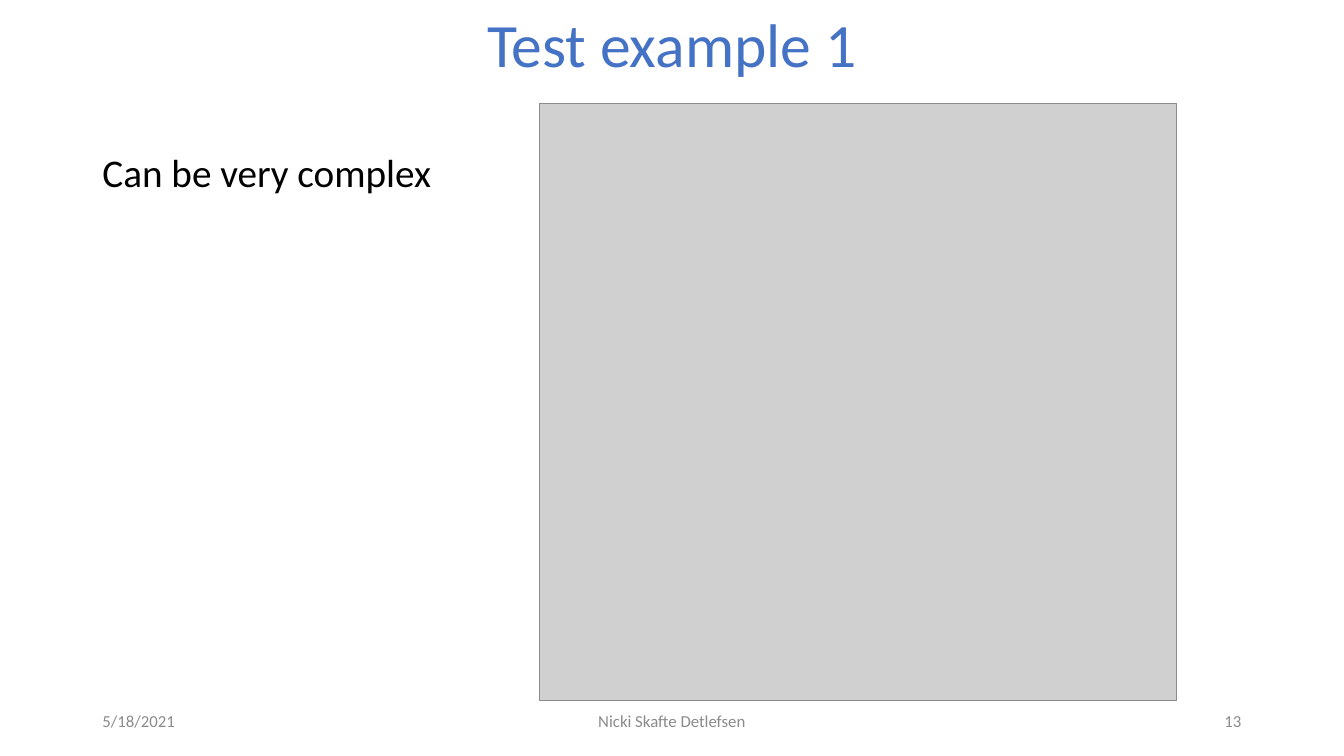
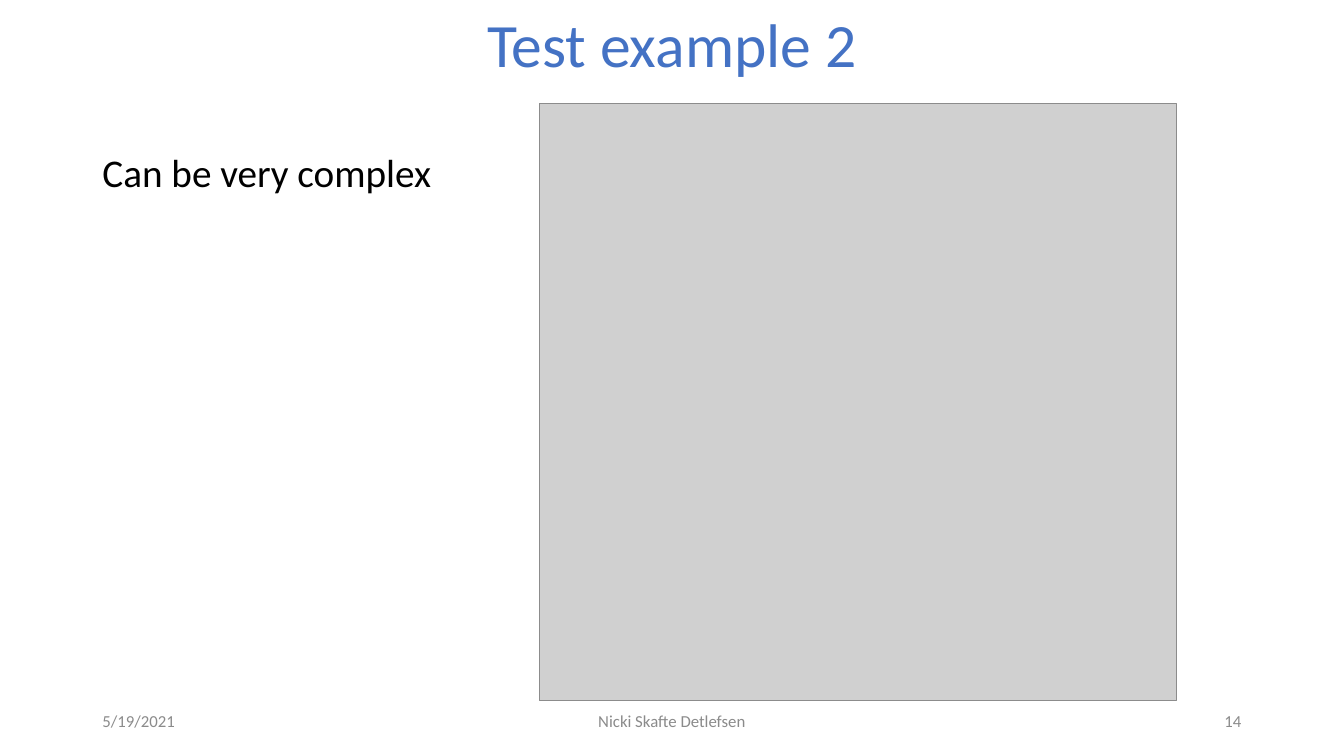
Before and after one commit to DeepEasterbunny/dtu_mlops, a slide deck: slide 14 of 04_continues_integration/ci.pptx (slide 13 before the commit). Drawn at 1344x756 pixels with LibreOffice and Linux fonts; fonts in the diff are those of the drawing; grey boxes stand for pictures; background and template pictures are left out. Boxes give left, top, right and bottom in pixels: in the first picture for what was removed or moved away, otherwise in the second. Text is boxed around its words. In the diff, an @@ line names an element or a change of style, - is before the commit and + after.

```diff
--- a/04_continues_integration/ci.pptx
+++ b/04_continues_integration/ci.pptx
@@ title at <box>487,24,856,77</box>: text changed @@
-Test example 1
+Test example 2
@@ text at <box>102,715,174,728</box>: text changed @@
-5/18/2021
+5/19/2021
@@ page number at <box>1224,716,1241,727</box>: text changed @@
-13
+14
```
Also in this commit, not shown: 18 other slides changed, 3 slides added, 9 other files.
